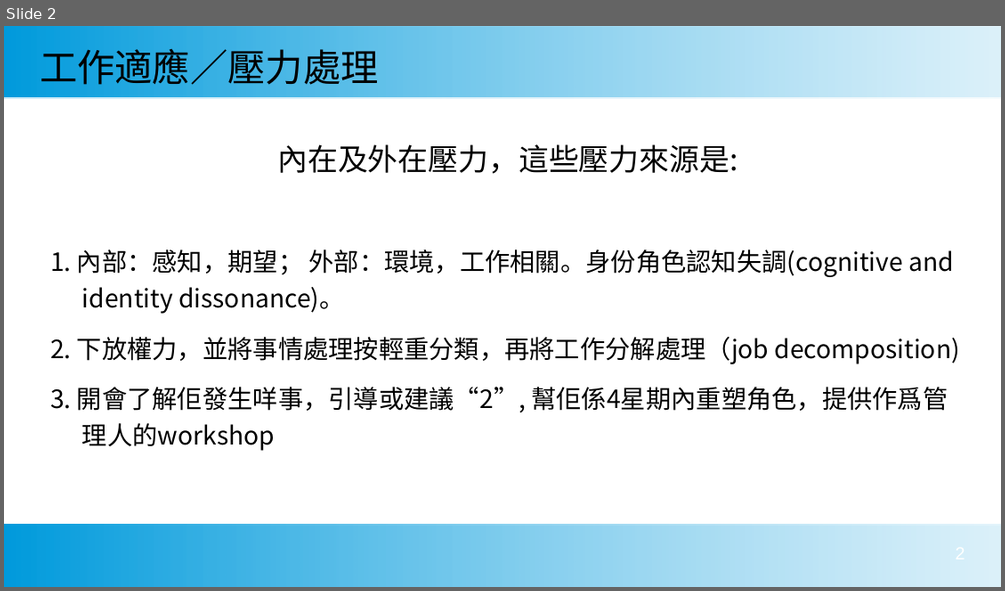
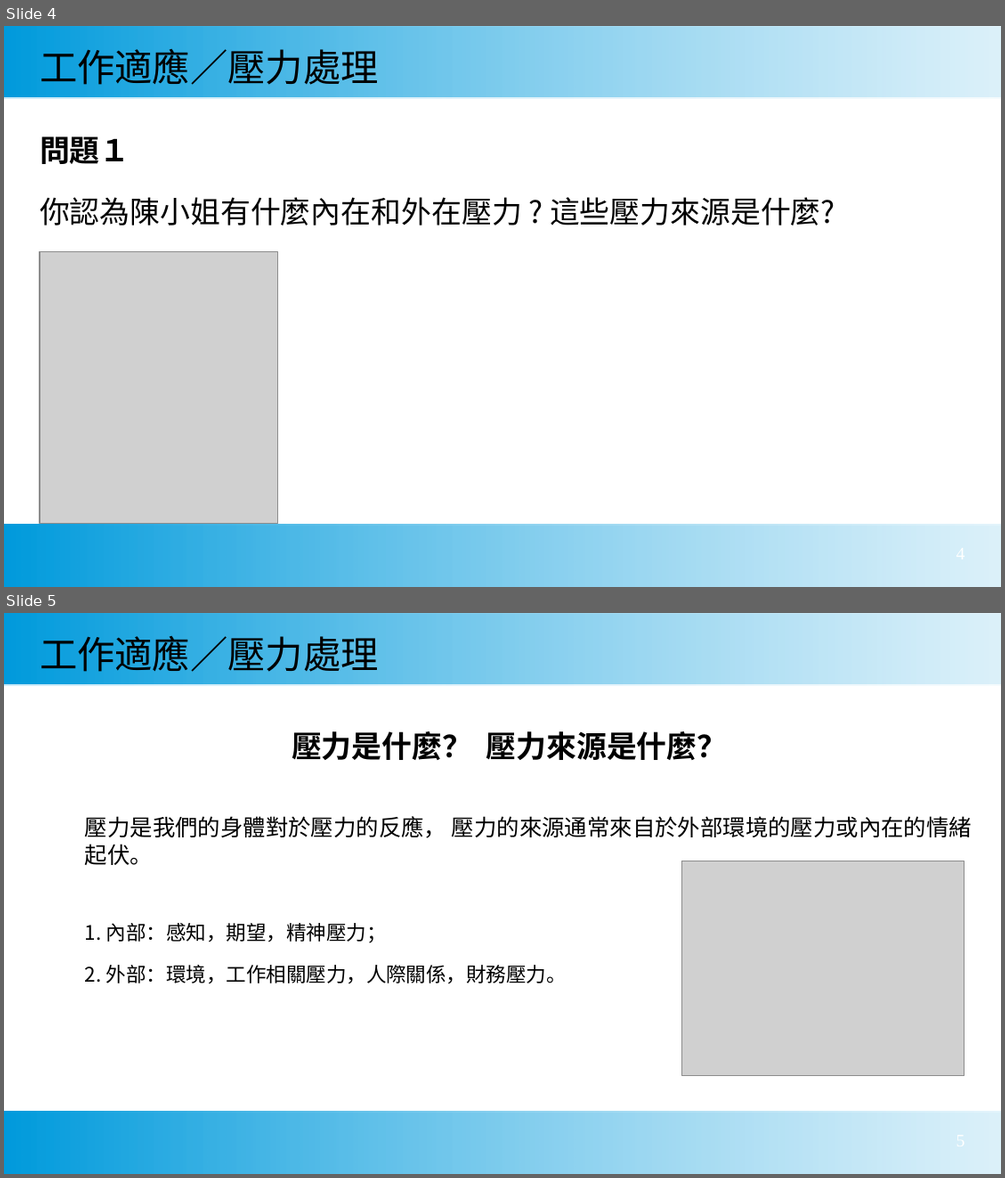
Before and after one commit to dockerwin11/studypage, a slide deck: ppt_presentation/project_ver1_20241109.ppt. Shown one above the other, each under a label of ours: slide 2 before the commit, slides 4 and 5 after it. The pictures are 1005x591 and 1005x1178 pixels, drawn with LibreOffice and Linux fonts; fonts in the diff are those of the drawing; grey boxes stand for pictures. Boxes give left, top, right and bottom in pixels: in the first picture for what was removed or moved away, otherwise in the second. Text is boxed around its words. In the diff, an @@ line names an element or a change of style, - is before the commit and + after.

```diff
--- a/ppt_presentation/project_ver1_20241109.ppt
+++ b/ppt_presentation/project_ver1_20241109.ppt
@@ slide 5 added at [4, 613, 1001, 1174], background #FFFFFF; not listed: 2 template elements that a slide beside it also shows @@
@@ title added at [40, 630, 379, 677], 30 pt, text #000000 @@
+工作適應／壓力處理
@@ text added at [85, 731, 971, 984], 18 pt, text #000000 @@
+壓力是什麼？ 壓力來源是什麼？
+壓力是我們的身體對於壓力的反應， 壓力的來源通常來自於外部環境的壓力或內在的情緒起伏。
+1. 內部：感知，期望，精神壓力；
+2. 外部：環境，工作相關壓力，人際關係，財務壓力。
@@ picture added at [682, 861, 963, 1076] @@
@@ what was slide 2 is now slide 4 @@
@@ slide 4 changed as well @@
@@ text at [40, 136, 835, 225]: text changed; size 20 to 24 pt @@
-內在及外在壓力，這些壓力來源是:
-1. 內部：感知，期望； 外部：環境，工作相關。身份角色認知失調(cognitive and identity dissonance)。
-2. 下放權力，並將事情處理按輕重分類，再將工作分解處理（job decomposition)
-3. 開會了解佢發生咩事，引導或建議“2”, 幫佢係4星期內重塑角色，提供作爲管理人的workshop
+問題１
+你認為陳小姐有什麼內在和外在壓力 ? 這些壓力來源是什麼?
@@ picture added at [40, 252, 278, 524] @@
```
Also in this commit, not shown: 3 other slides changed, 5 other slides added, 4 other files.
